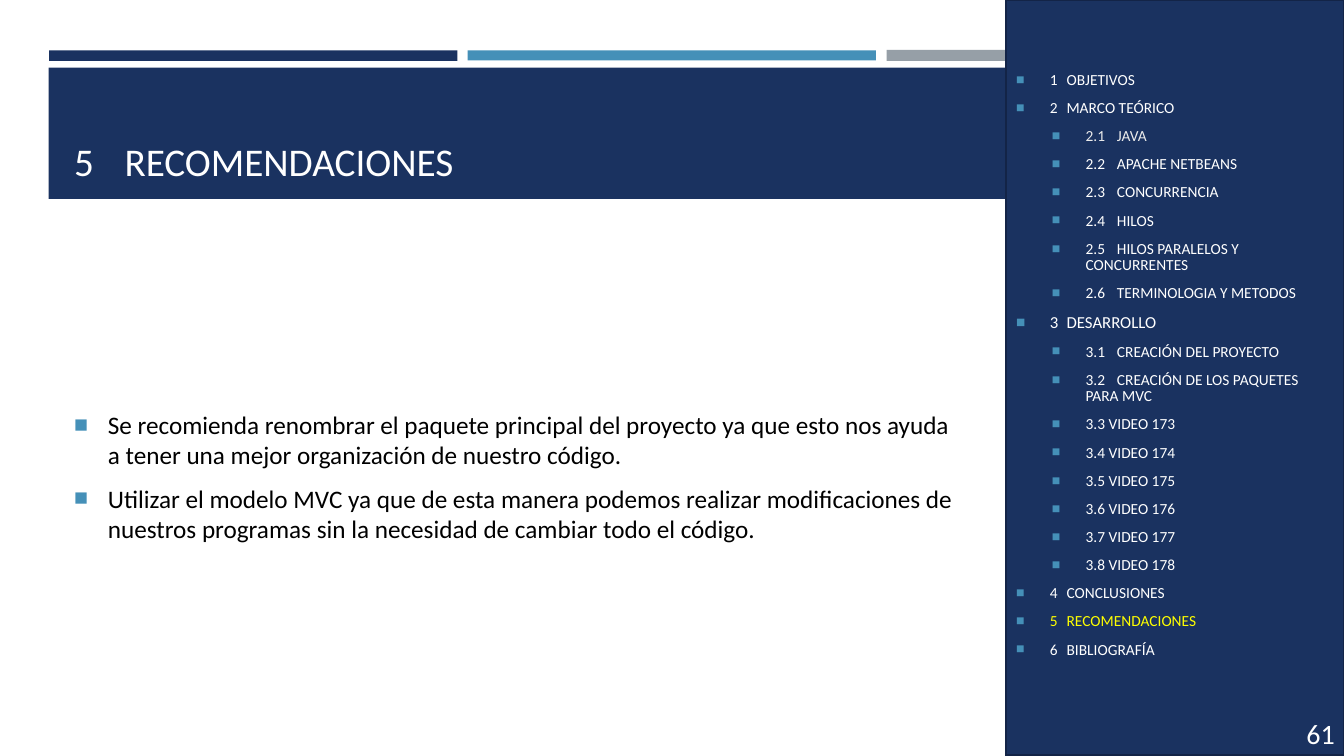
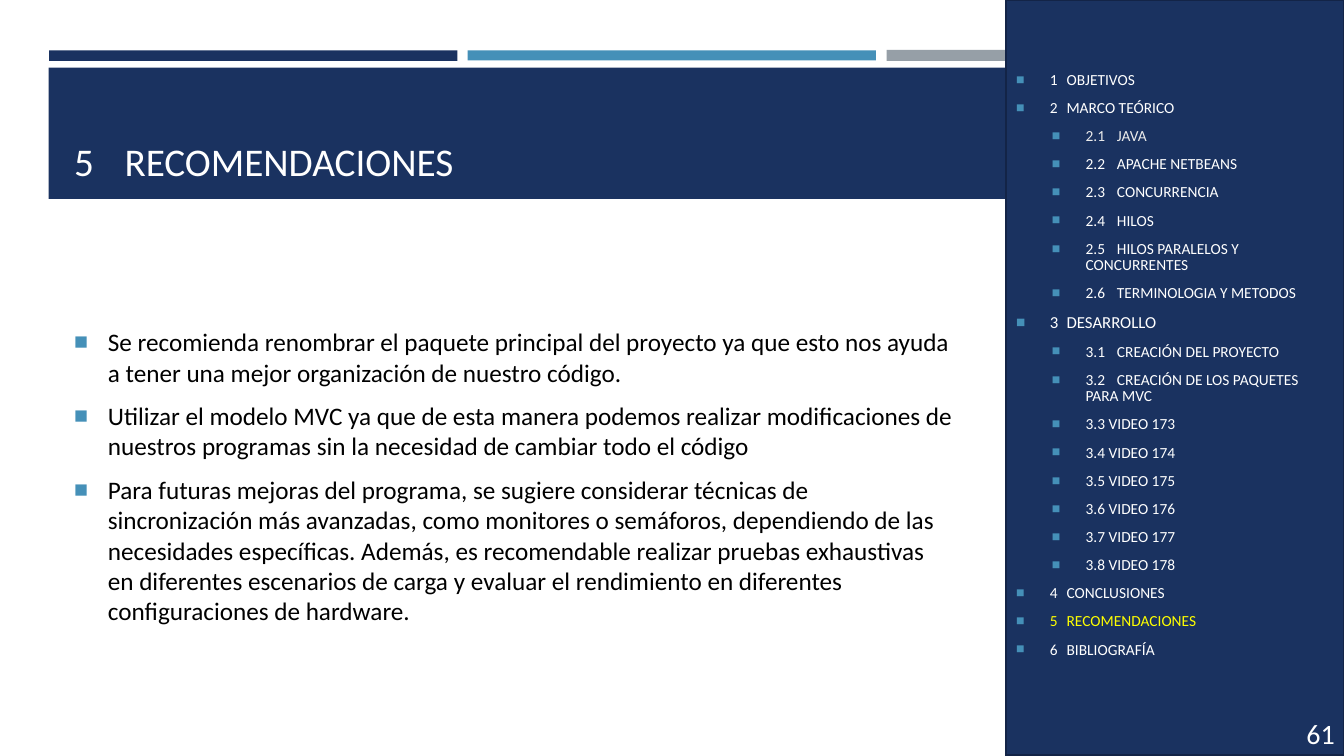
Before and after one commit to andrespallango/Aplicaciones_Distribuidas_Java_DotNET, a slide deck: slide 62 of HilosJava_Grupo2/DOCUMENTACION/HilosJava_173_174_175_176_177_178_Grupo2.pptx (slide 61 before the commit). Drawn at 1344x756 pixels with LibreOffice and Linux fonts; fonts in the diff are those of the drawing. Boxes give left, top, right and bottom in pixels: in the first picture for what was removed or moved away, otherwise in the second. Text is boxed around its words. In the diff, an @@ line names an element or a change of style, - is before the commit and + after.

```diff
--- a/HilosJava_Grupo2/DOCUMENTACION/HilosJava_173_174_175_176_177_178_Grupo2.pptx
+++ b/HilosJava_Grupo2/DOCUMENTACION/HilosJava_173_174_175_176_177_178_Grupo2.pptx
@@ text at (108,407,952,625): text changed @@
-■ Utilizar el modelo MVC ya que de esta manera podemos realizar modificaciones de nuestros programas sin la necesidad de cambiar todo el código.
+■ Utilizar el modelo MVC ya que de esta manera podemos realizar modificaciones de nuestros programas sin la necesidad de cambiar todo el código
+■ Para futuras mejoras del programa, se sugiere considerar técnicas de sincronización más avanzadas, como monitores o semáforos, dependiendo de las necesidades específicas. Además, es recomendable realizar pruebas exhaustivas en diferentes escenarios de carga y evaluar el rendimiento en diferentes configuraciones de hardware.
```
Also in this commit, not shown: 32 other slides changed, 1 slide added, 33 other files.
